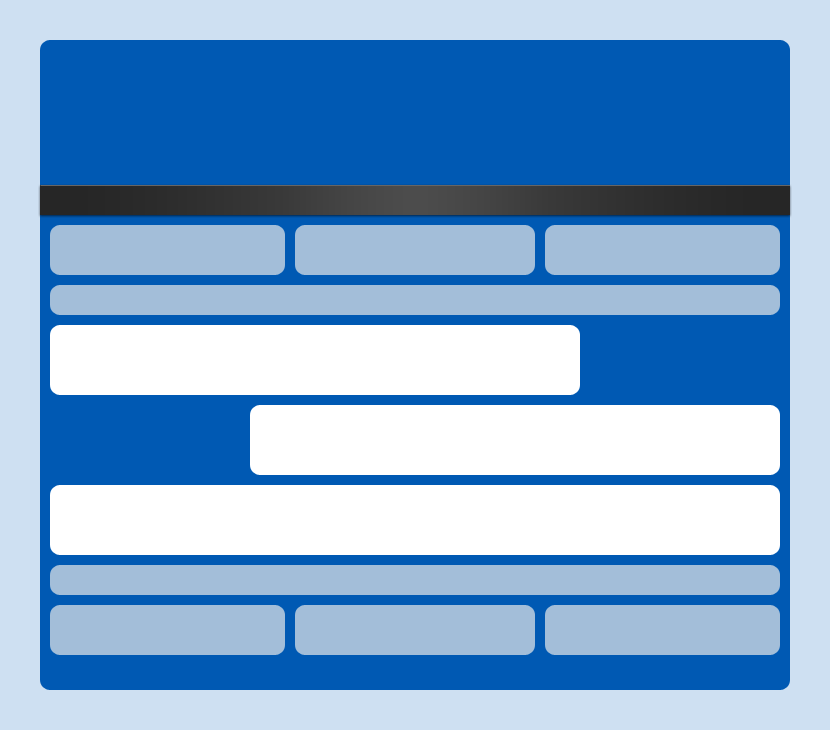
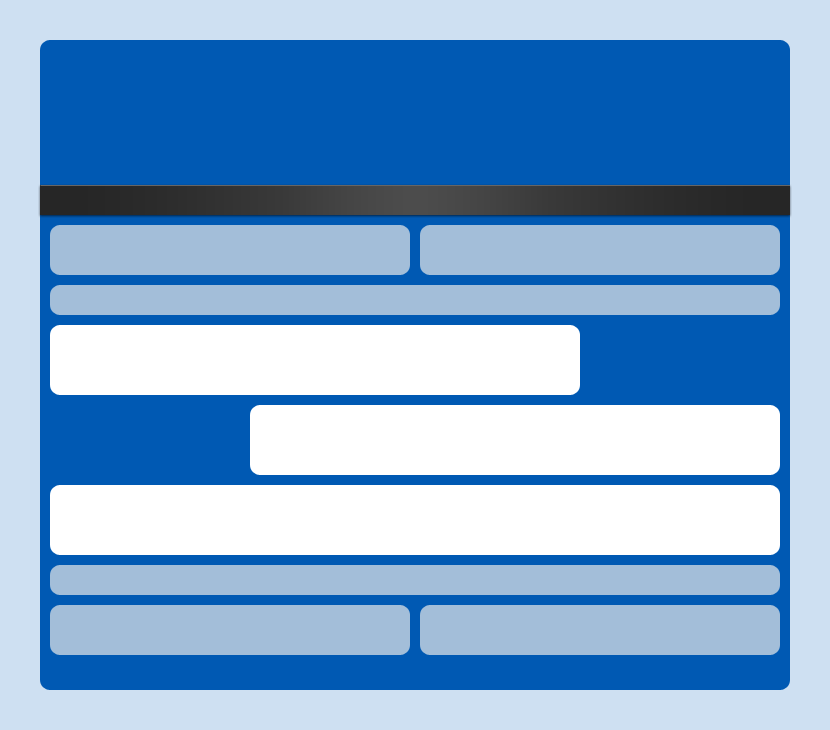
Layered file, before and after one edit (830x730). Changes by layer:
painted on "header / footer widgets" over [276, 225, 554, 655]
